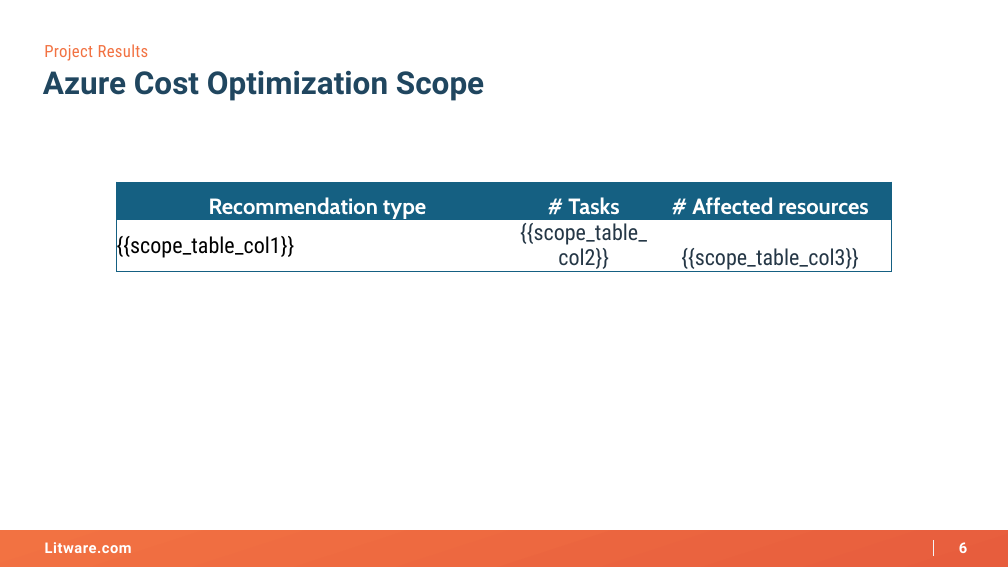
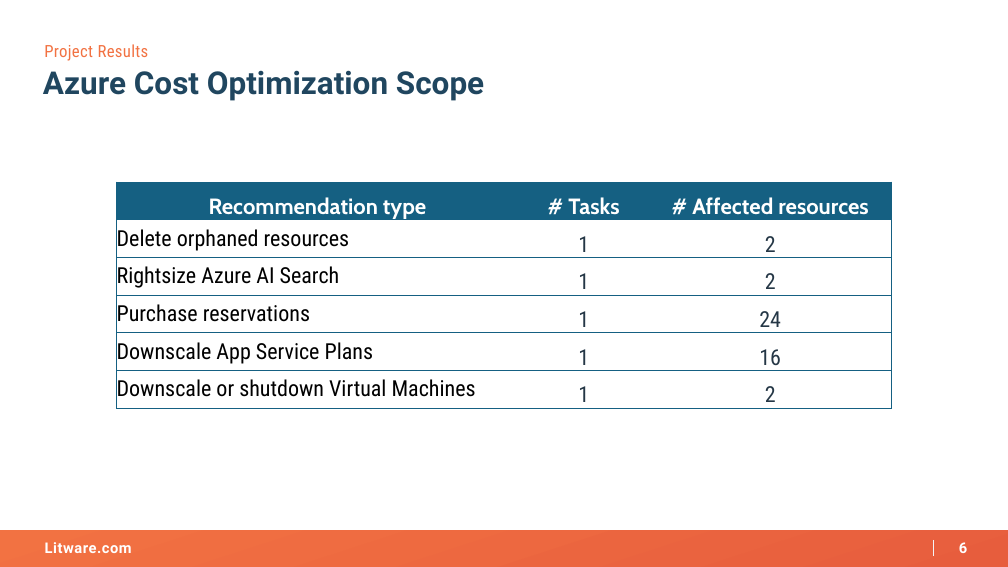
Before and after one commit to reaver89/agenticit, a slide deck: slide 6 of Adventure Works - Cost Optimization - 2026-02-20 (vbox-task-1452)/artifacts/project-results-deck.pptx. Drawn at 1008x567 pixels with LibreOffice and Linux fonts; fonts in the diff are those of the drawing; background and template pictures are left out. Boxes give left, top, right and bottom in pixels: in the first picture for what was removed or moved away, otherwise in the second. Text is boxed around its words. In the diff, an @@ line names an element or a change of style, - is before the commit and + after.

```diff
--- a/Adventure Works - Cost Optimization - 2026-02-20 (vbox-task-1452)/artifacts/project-results-deck.pptx
+++ b/Adventure Works - Cost Optimization - 2026-02-20 (vbox-task-1452)/artifacts/project-results-deck.pptx
@@ table at [116,182,891,413] @@
-row 2: {{scope_table_col1}} | {{scope_table_col2}} | {{scope_table_col3}}
+row 2: Delete orphaned resources | 1 | 2
+row 3: Rightsize Azure AI Search | 1 | 2
+row 4: Purchase reservations | 1 | 24
+row 5: Downscale App Service Plans | 1 | 16
+row 6: Downscale or shutdown Virtual Machines | 1 | 2
```
Also in this commit, not shown: 5 other slides changed.
